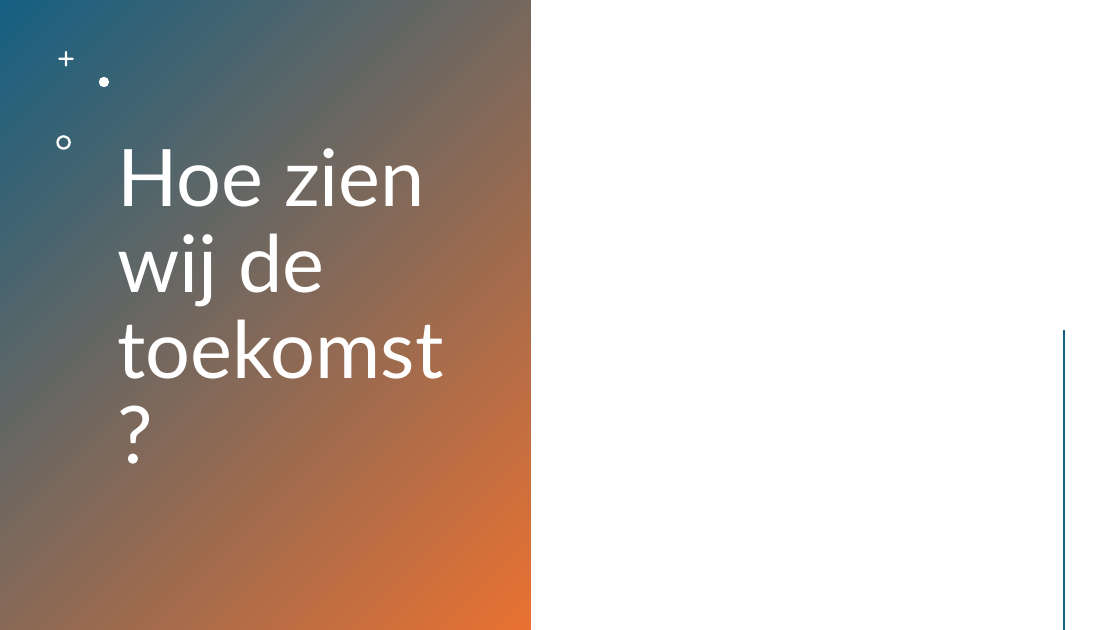
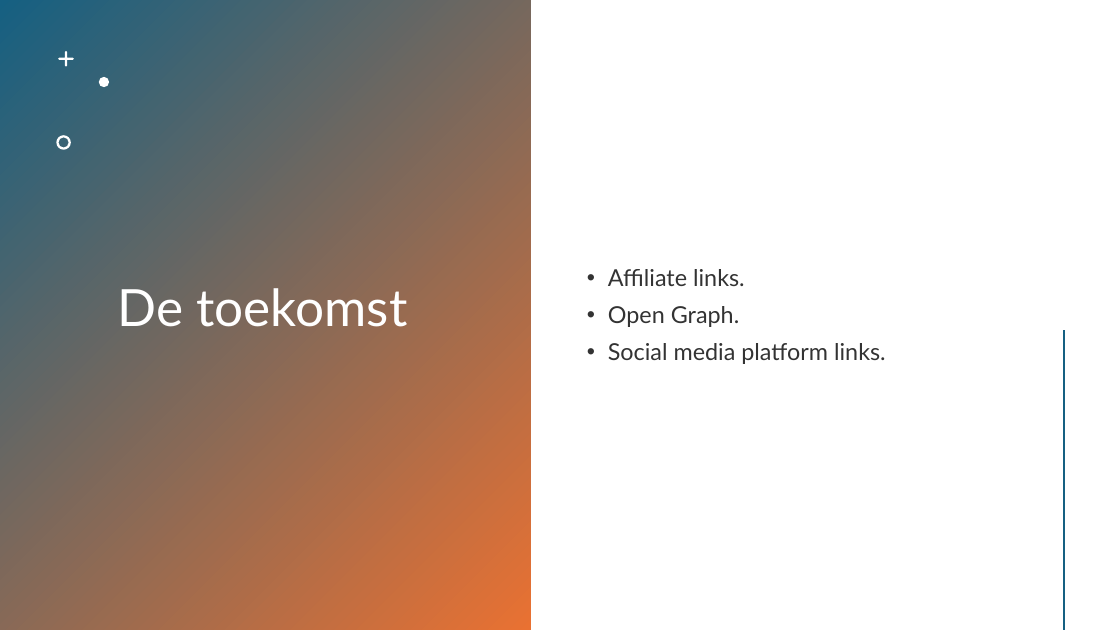
Before and after one commit to HANICA-DWA/project-sep23-klipspringer, a slide deck: slide 6 of groepsdocumenten/Presentatie - BKS.pptx. Drawn at 1120x630 pixels with LibreOffice and Linux fonts; fonts in the diff are those of the drawing. Boxes give left, top, right and bottom in pixels: in the first picture for what was removed or moved away, otherwise in the second. Text is boxed around its words. In the diff, an @@ line names an element or a change of style, - is before the commit and + after.

```diff
--- a/groepsdocumenten/Presentatie - BKS.pptx
+++ b/groepsdocumenten/Presentatie - BKS.pptx
@@ text added at bbox=[608, 269, 886, 364], 20 pt, text #000000 at 80% opacity @@
+• Affiliate links.
+• Open Graph.
+• Social media platform links.
@@ title at bbox=[118, 288, 407, 327]: text changed; size 68 to 44 pt @@
-Hoe zien wij de toekomst?
+De toekomst
```
Also in this commit, not shown: 3 other slides changed, 3 slides added, 2 slides removed.
